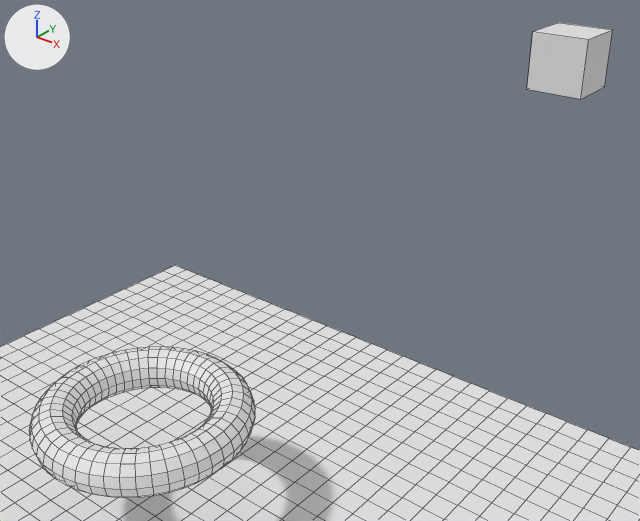
A saved change to the Blender file model/torus.blend.
Rendered twice from a 50 mm lens placed at (6.72, -5.22, 7.42), pointed at (2.05, 0.61, 3.81). Lighting does not change. The marker at upper left points along +X, +Y and +Z. Mesh edges are drawn as thin lines.
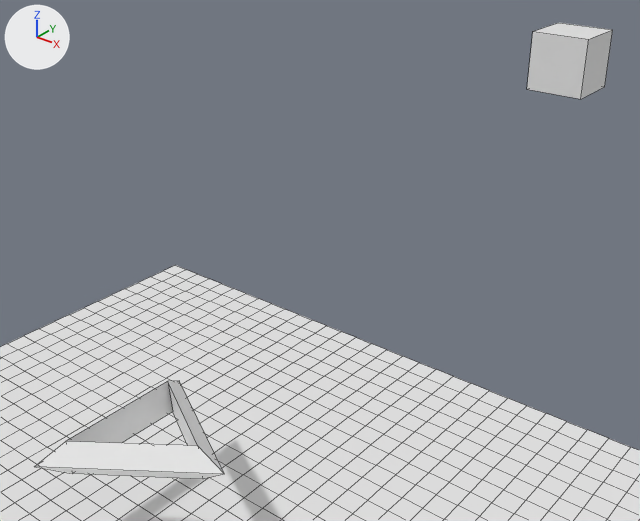
Changed parts and their boxes [x1, y1, x2, y2] in the pictures (640 x 521 px):
'Torus', reshaped, moved, turned
    before: [29, 347, 255, 498]
    after: [34, 381, 225, 479]
part 1 of me_torus, deleted
    before: [29, 347, 255, 498]

What changed in the scene script:
```text
Change me_torus:
    used by ob_torus; location = (0.0, 0.0, 1.471)
    remove me_torus.from_pydata(...)  # 576 vertices, 576 faces; spans x -1.25..1.25, y -1.25..1.25, z -0.25..0.25
    add me_torus.from_pydata(...)  # 9 vertices, 9 faces; spans x -0.62..1.25, y -1.08..1.08, z -0.22..0.22
    me_torus part 1: 567 vertices removed from x -1.25..1.24, y -1.25..1.25, z -0.25..0.25
Change ob_torus:
    ob_torus.location: (0.0, 0.0, 1.471) -> (0.0, 0.0, 1.168)
    ob_torus.rotation_euler: (0.0, 0.0, 0.0) -> (0.0, 6.2, 0.0)  # degrees (0, 0, 0) -> degrees (0, 355, 0)
```
